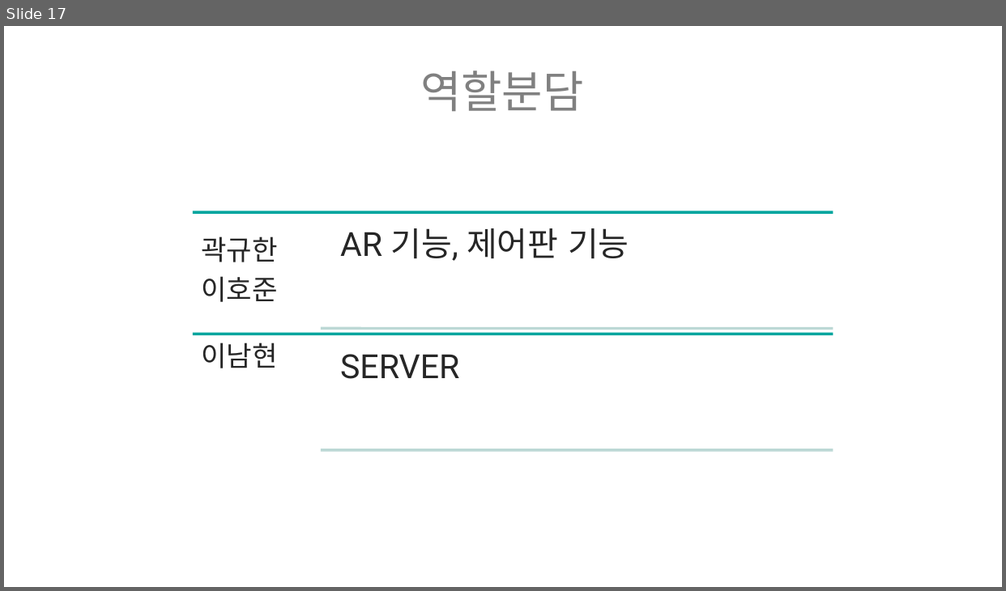
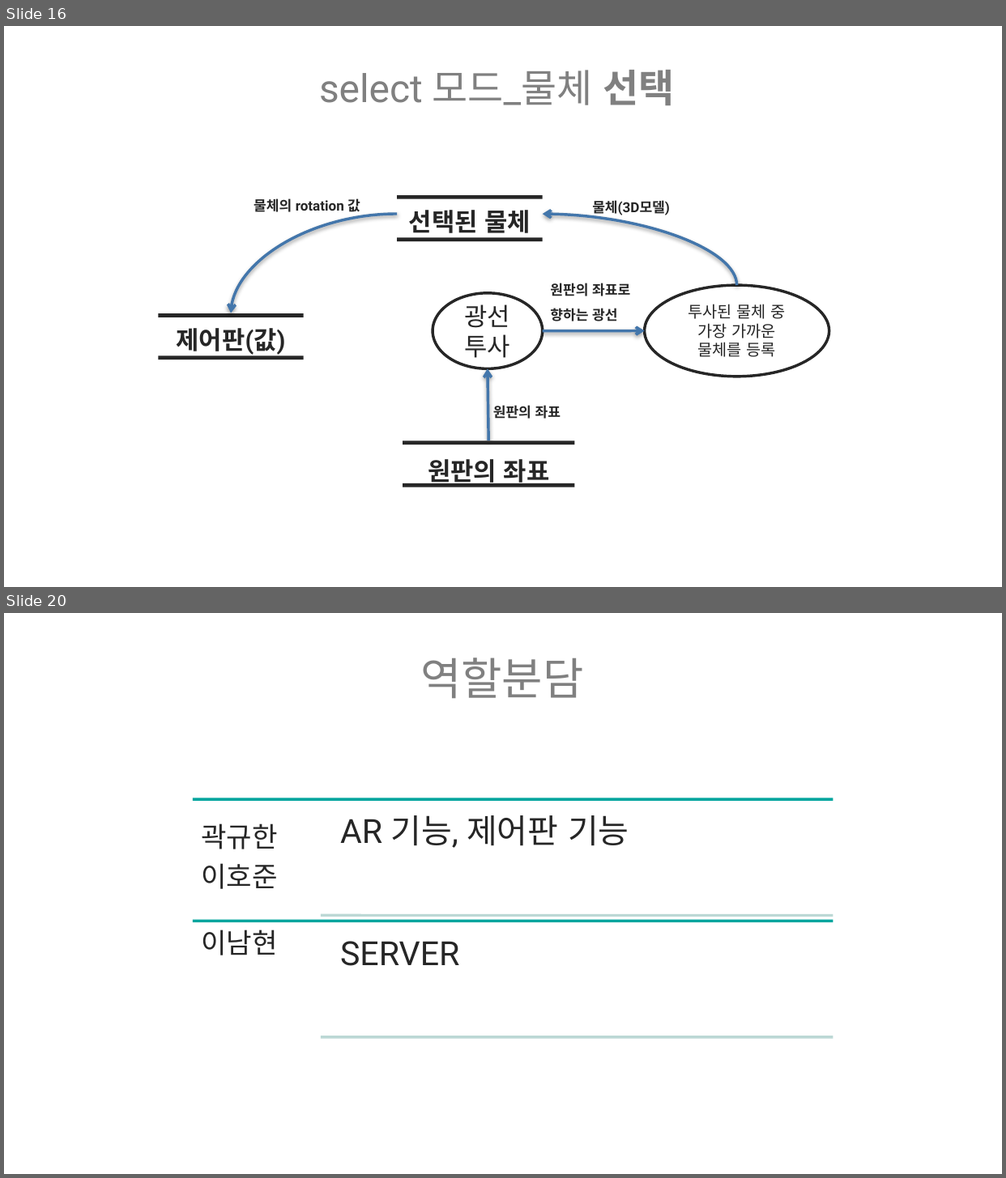
Before and after one commit to ptyoiy/ARwork, a slide deck: 호남-발표자료 - 복사본.pptx. Shown one above the other, each under a label of ours: slide 17 before the commit, slides 16 and 20 after it; the slides between them are not shown. The pictures are 1006x591 and 1006x1178 pixels, drawn with LibreOffice and Linux fonts; fonts in the diff are those of the drawing. Boxes give left, top, right and bottom in pixels: in the first picture for what was removed or moved away, otherwise in the second. Text is boxed around its words. In the diff, an @@ line names an element or a change of style, - is before the commit and + after.

```diff
--- a/호남-발표자료 - 복사본.pptx
+++ b/호남-발표자료 - 복사본.pptx
@@ slide 16 added at box(4, 26, 1002, 587), background #FFFFFF @@
@@ text added at box(319, 70, 675, 105), 28 pt, text #808080 @@
+select 모드_물체 선택
@@ rectangle added at box(397, 195, 543, 199), fill #262626 @@
@@ curved arrow added from (397, 214) to (231, 314), #4376AB 2 pt @@
@@ text added at box(253, 199, 360, 212), 10 pt, text #262626, bold @@
+물체의 rotation 값
@@ text added at box(409, 210, 530, 238), 18 pt, text #262626, bold @@
+선택된 물체
@@ curved arrow added from (736, 285) to (543, 214), #4376AB 2 pt @@
@@ text added at box(592, 200, 670, 216), 10 pt, text #262626, bold @@
+물체(3D모델)
@@ rectangle added at box(397, 237, 543, 241), fill #262626 @@
@@ text added at box(550, 283, 630, 322), 10 pt, text #262626, bold @@
+원판의 좌표로
+향하는 광선
@@ ellipse added at box(645, 285, 829, 378), fill #FFFFFF, outline #262626 2 pt, 11.5 pt, text #262626 @@
+투사된 물체 중 가장 가까운 물체를 등록
@@ rectangle added at box(158, 314, 304, 318), fill #262626 @@
@@ ellipse added at box(432, 293, 542, 369), fill #FFFFFF, outline #262626 2 pt, 18 pt, text #262626 @@
+광선 투사
@@ text added at box(176, 328, 285, 356), 18 pt, text #262626, bold @@
+제어판(값)
@@ arrow added from (543, 331) to (645, 331), #4376AB 2 pt @@
@@ rectangle added at box(158, 356, 304, 361), fill #262626 @@
@@ arrow added from (489, 442) to (488, 369), #4376AB 2 pt @@
@@ text added at box(493, 405, 560, 419), 10 pt, text #262626, bold @@
+원판의 좌표
@@ rectangle added at box(403, 442, 573, 445), fill #262626 @@
@@ text added at box(428, 459, 550, 488), 18 pt, text #262626, bold @@
+원판의 좌표
@@ rectangle added at box(403, 484, 573, 488), fill #262626 @@
@@ what was slide 17 is now slide 20 @@
```
Also in this commit, not shown: 5 slides changed, 4 other slides added, 2 slides removed, 7 other files.
